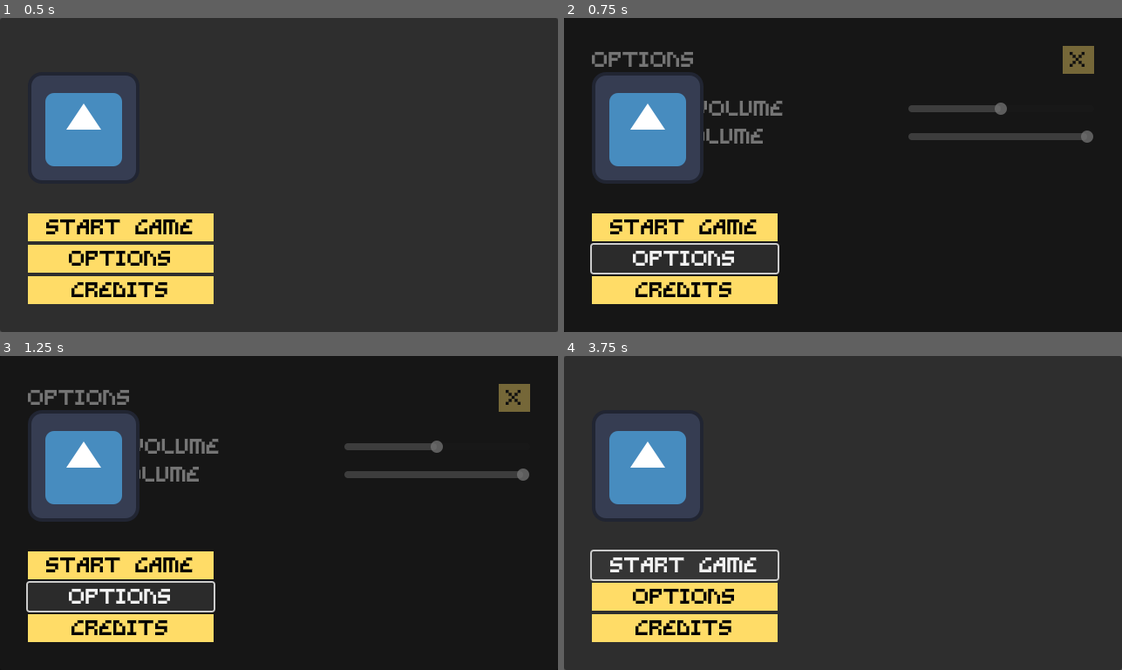
Above: before the commit, frames 1-4 (two rows, left to right).
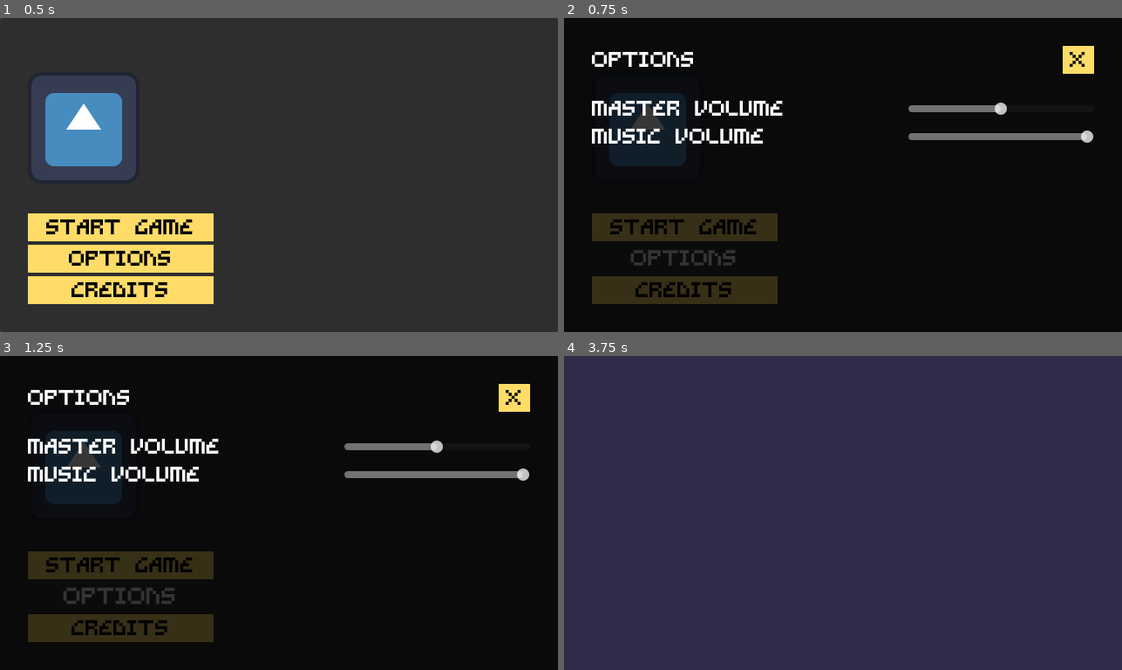
Above: after the commit, the same moments.

Repository: themoonforge/nebula-fm
Game: Godot game, scene res://scenes/ui/main_menu.tscn
Two runs of this game, one before a commit and one after it. Both use one fixed random seed, a clock stepped at 60 frames per second and the inputs below. The engine's default icon, where the game draws it, is replaced by a stand-in: a white triangle on a blue panel in a dark square.
Inputs (mouse positions are in pixels of both pictures, inside the frame that each line leads up to):
- Up to frame 1 (0.5 s): no input
- Up to frame 2 (0.75 s): click "Options" at 0.5 s
- Up to frame 3 (1.25 s): no input
- Up to frame 4 (3.75 s): click "Credits" at 1.25 s; click "X" at 2 s; click "Start game" at 2.75 s; click (686, 566) at 3.5 s, where only the run before the commit has a clickable "Start game"

Frame 1 is identical in both runs. In frame 2, 18% of the frame differs, in the area x 4-95%, y 8-92%; in frame 3, 18%; in frame 4, 94%, in the area x 0-100%, y 0-100%.

Commit message:
added scene transitions + button tweening : )

Diff:
--- a/project.godot
+++ b/project.godot
@@ -19,6 +19,7 @@
 
 MapManager="*res://scenes/map_manager/map_manager.tscn"
 GridManager="*res://scenes/grid_manager/grid_manager.tscn"
+SceneTransition="*res://scenes/ui/scene_transition.tscn"
 
 [display]
 
--- a/scenes/ui/main_menu.tscn
+++ b/scenes/ui/main_menu.tscn
@@ -1,10 +1,12 @@
-[gd_scene load_steps=4 format=3 uid="uid://dc7il20758ygn"]
+[gd_scene load_steps=5 format=3 uid="uid://dc7il20758ygn"]
 
 [ext_resource type="Script" uid="uid://hpvx6xkk5mpx" path="res://scripts/ui/main_menu.gd" id="1_d0lsa"]
 [ext_resource type="Texture2D" uid="uid://cy20l4ejmkcmg" path="res://icon.svg" id="2_6wafw"]
 [ext_resource type="Theme" uid="uid://bkxtk5gau1dbp" path="res://theme/theme.tres" id="3_bqqt6"]
+[ext_resource type="Script" uid="uid://b6th40bbhl4o1" path="res://scripts/ui/animation_component.gd" id="4_m1kxf"]
 
 [node name="MainMenu" type="CanvasLayer"]
+layer = 0
 script = ExtResource("1_d0lsa")
 
 [node name="InnerMenu" type="PanelContainer" parent="."]
@@ -39,23 +41,35 @@
 layout_mode = 2
 size_flags_horizontal = 2
 
-[node name="StarGameButton" type="Button" parent="InnerMenu/MarginContainer/VBoxContainer/HBoxContainer/VBoxContainer"]
+[node name="StartGameButton" type="Button" parent="InnerMenu/MarginContainer/VBoxContainer/HBoxContainer/VBoxContainer"]
 unique_name_in_owner = true
 layout_mode = 2
 theme_type_variation = &"GameMenuButton"
 text = "Start game"
 
+[node name="AnimationComponent2" type="Node" parent="InnerMenu/MarginContainer/VBoxContainer/HBoxContainer/VBoxContainer/StartGameButton"]
+script = ExtResource("4_m1kxf")
+metadata/_custom_type_script = "uid://b6th40bbhl4o1"
+
 [node name="OptionsOpenButton" type="Button" parent="InnerMenu/MarginContainer/VBoxContainer/HBoxContainer/VBoxContainer"]
 unique_name_in_owner = true
 layout_mode = 2
 theme_type_variation = &"GameMenuButton"
 text = "Options"
 
+[node name="AnimationComponent2" type="Node" parent="InnerMenu/MarginContainer/VBoxContainer/HBoxContainer/VBoxContainer/OptionsOpenButton"]
+script = ExtResource("4_m1kxf")
+metadata/_custom_type_script = "uid://b6th40bbhl4o1"
+
 [node name="CreditsOpenButton" type="Button" parent="InnerMenu/MarginContainer/VBoxContainer/HBoxContainer/VBoxContainer"]
 unique_name_in_owner = true
 layout_mode = 2
 theme_type_variation = &"GameMenuButton"
 text = "Credits"
+
+[node name="AnimationComponent2" type="Node" parent="InnerMenu/MarginContainer/VBoxContainer/HBoxContainer/VBoxContainer/CreditsOpenButton"]
+script = ExtResource("4_m1kxf")
+metadata/_custom_type_script = "uid://b6th40bbhl4o1"
 
 [node name="Options" type="CanvasLayer" parent="."]
 unique_name_in_owner = true
@@ -95,6 +109,10 @@
 theme_type_variation = &"GameMenuButton"
 text = "X"
 
+[node name="AnimationComponent2" type="Node" parent="Options/InnerMenu/MarginContainer/VBoxContainer/HBoxContainer2/OptionsCloseButton"]
+script = ExtResource("4_m1kxf")
+metadata/_custom_type_script = "uid://b6th40bbhl4o1"
+
 [node name="HBoxContainer" type="HBoxContainer" parent="Options/InnerMenu/MarginContainer/VBoxContainer"]
 layout_mode = 2
 
@@ -174,6 +192,10 @@
 theme_type_variation = &"GameMenuButton"
 text = "X"
 
+[node name="AnimationComponent2" type="Node" parent="Credits/InnerMenu/MarginContainer/VBoxContainer/HBoxContainer2/CreditsCloseButton"]
+script = ExtResource("4_m1kxf")
+metadata/_custom_type_script = "uid://b6th40bbhl4o1"
+
 [node name="HBoxContainer" type="HBoxContainer" parent="Credits/InnerMenu/MarginContainer/VBoxContainer"]
 layout_mode = 2
 
--- /dev/null
+++ b/scenes/ui/scene_transition.tscn
@@ -0,0 +1,67 @@
+[gd_scene load_steps=7 format=3 uid="uid://blr60cbslxm6u"]
+
+[ext_resource type="Shader" uid="uid://boxaqjx2055ck" path="res://shaders/screen_wipe_transition.gdshader" id="1_igxph"]
+[ext_resource type="Script" uid="uid://cir6u1lqt7xe0" path="res://scripts/ui/scene_transition.gd" id="1_kq3v3"]
+
+[sub_resource type="ShaderMaterial" id="ShaderMaterial_kq3v3"]
+shader = ExtResource("1_igxph")
+shader_parameter/spacing = 25.0
+shader_parameter/animation_progress = 0.0
+shader_parameter/dot_size = 1.0
+shader_parameter/dot_color = Color(0.19607843, 0.16470589, 0.28627452, 1)
+shader_parameter/pixel_resolution = 256.0
+
+[sub_resource type="Animation" id="Animation_8hbrc"]
+resource_name = "screen_wipe"
+tracks/0/type = "value"
+tracks/0/imported = false
+tracks/0/enabled = true
+tracks/0/path = NodePath("ColorRect:material:shader_parameter/animation_progress")
+tracks/0/interp = 1
+tracks/0/loop_wrap = true
+tracks/0/keys = {
+"times": PackedFloat32Array(0, 1),
+"transitions": PackedFloat32Array(1, 1),
+"update": 0,
+"values": [0.0, 1.0]
+}
+
+[sub_resource type="Animation" id="Animation_5npbh"]
+length = 0.001
+tracks/0/type = "value"
+tracks/0/imported = false
+tracks/0/enabled = true
+tracks/0/path = NodePath("ColorRect:material:shader_parameter/animation_progress")
+tracks/0/interp = 1
+tracks/0/loop_wrap = true
+tracks/0/keys = {
+"times": PackedFloat32Array(0),
+"transitions": PackedFloat32Array(1),
+"update": 0,
+"values": [0.0]
+}
+
+[sub_resource type="AnimationLibrary" id="AnimationLibrary_dl3iu"]
+_data = {
+&"RESET": SubResource("Animation_5npbh"),
+&"screen_wipe": SubResource("Animation_8hbrc")
+}
+
+[node name="SceneTransition" type="CanvasLayer"]
+process_mode = 3
+script = ExtResource("1_kq3v3")
+
+[node name="ColorRect" type="ColorRect" parent="."]
+material = SubResource("ShaderMaterial_kq3v3")
+anchors_preset = 15
+anchor_right = 1.0
+anchor_bottom = 1.0
+grow_horizontal = 2
+grow_vertical = 2
+mouse_filter = 2
+color = Color(0.19607843, 0.16470589, 0.28627452, 1)
+
+[node name="AnimationPlayer" type="AnimationPlayer" parent="."]
+libraries = {
+&"": SubResource("AnimationLibrary_dl3iu")
+}
--- /dev/null
+++ b/scripts/ui/animation_component.gd
@@ -0,0 +1,49 @@
+class_name AnimationComponent extends Node
+
+@export var from_center : bool = true
+@export var hover_scale : Vector2 = Vector2(1.1,1.1)
+@export var pressed_scale : Vector2 = Vector2(0.9,0.9)
+@export var time : float = 0.1
+@export var transition_type : Tween.TransitionType
+
+var target : Control
+var default_scale : Vector2
+
+func _ready() -> void:
+	target = get_parent()
+	connect_signals()
+	call_deferred("setup")
+
+func connect_signals() -> void:
+	target.mouse_entered.connect(on_hover)
+	target.mouse_exited.connect(off_hover)
+	target.pressed.connect(on_pressed)
+
+func setup() -> void:
+	if from_center:
+		target.anchor_left = 0.5
+		target.anchor_right = 0.5
+		target.pivot_offset = target.size / 2
+	default_scale = target.scale
+
+func on_hover() -> void:
+	add_tween("scale", hover_scale, time)
+
+func off_hover() -> void:
+	add_tween("scale", default_scale, time)
+
+func on_pressed() -> void:
+	await add_tween("scale", pressed_scale, time, true)
+
+	if target.is_hovered():
+		add_tween("scale", hover_scale, time)
+	else:
+		add_tween("scale", default_scale, time)
+
+func add_tween(property: String, value, seconds: float, wait_to_finish: bool = false) -> void:
+	if not is_inside_tree():
+		return
+	var tween = get_tree().create_tween()
+	tween.tween_property(target, property, value, seconds).set_trans(transition_type)
+	if wait_to_finish:
+		await tween.finished
--- a/scripts/ui/main_menu.gd
+++ b/scripts/ui/main_menu.gd
@@ -1,6 +1,6 @@
 extends CanvasLayer
 
-@onready var start_button: Button = %StarGameButton
+@onready var start_button: Button = %StartGameButton
 @onready var options_open_button: Button = %OptionsOpenButton
 @onready var options_close_button: Button = %OptionsCloseButton
 @onready var credits_open_button: Button = %CreditsOpenButton
@@ -45,7 +45,7 @@
 	AudioServer.set_bus_volume_db(AudioServer.get_bus_index("Music"), linear_to_db(value))
 
 func _on_start_button_pressed() -> void:
-	pass
+	SceneTransition.transition_scene("res://scenes/game.tscn")
 
 func _on_options_open_button_pressed() -> void:
 	options_screen.show()
--- /dev/null
+++ b/scripts/ui/scene_transition.gd
@@ -0,0 +1,13 @@
+extends CanvasLayer
+
+@onready var animation_player = $AnimationPlayer
+
+func transition_scene(scene: String):
+	get_tree().paused = true
+	animation_player.play("screen_wipe")
+	await animation_player.animation_finished
+	get_tree().change_scene_to_file(scene)
+	await get_tree().create_timer(1,true).timeout
+	animation_player.play_backwards("screen_wipe")
+	await animation_player.animation_finished
+	get_tree().paused = false
--- /dev/null
+++ b/shaders/screen_wipe_transition.gdshader
@@ -0,0 +1,54 @@
+shader_type canvas_item;
+uniform float spacing = 25.0;
+uniform float animation_progress : hint_range(0.0, 1.0) = 0.0;
+uniform float dot_size : hint_range(0.0, 1.0) = 1.0;
+uniform vec4 dot_color : source_color = vec4(0.0, 0.0, 0.0, 1.0);
+uniform float pixel_resolution = 64.0; // Lower values = more pixelated
+
+void fragment() {
+    // Pixelate the UV coordinates
+    vec2 pixelated_uv = floor(UV * pixel_resolution) / pixel_resolution;
+
+    if (animation_progress <= 0.0) {
+        discard;
+    }
+
+    vec2 screen_size = vec2(1.0) / SCREEN_PIXEL_SIZE;
+    vec2 grid_count = floor(screen_size / spacing);
+
+    // Use pixelated UV instead of smooth UV
+    vec2 norm_pos = pixelated_uv * screen_size / (grid_count * spacing);
+
+    float delay = (norm_pos.x + norm_pos.y) * 0.5;
+
+    float visible_threshold = delay * 0.1 + 0.01;
+    if (animation_progress < visible_threshold) {
+        discard;
+    }
+
+    float transition = 0.3;
+    float scale = smoothstep(
+        delay - transition,
+        delay + transition,
+        animation_progress * (1.0 + transition)
+    );
+
+    if (scale < 0.005) {
+        discard;
+    }
+
+    // Use pixelated UV for dot positioning too
+    vec2 grid_center = (floor(pixelated_uv * screen_size / spacing) + 0.5) * spacing;
+    float dist = length(pixelated_uv * screen_size - grid_center);
+    float dot_radius = dot_size * scale * spacing * 0.8;
+
+    float alpha = 1.0 - smoothstep(
+        max(dot_radius - 1.5, 0.0),
+        dot_radius + 1.5,
+        dist
+    );
+
+    if (alpha < 0.01) discard;
+
+    COLOR = vec4(dot_color.rgb, alpha);
+}
--- a/theme/theme.tres
+++ b/theme/theme.tres
@@ -1,4 +1,6 @@
-[gd_resource type="Theme" load_steps=3 format=3 uid="uid://bkxtk5gau1dbp"]
+[gd_resource type="Theme" load_steps=4 format=3 uid="uid://bkxtk5gau1dbp"]
+
+[sub_resource type="StyleBoxEmpty" id="StyleBoxEmpty_lcjcl"]
 
 [sub_resource type="StyleBoxFlat" id="StyleBoxFlat_8ab6e"]
 content_margin_left = 8.0
@@ -13,6 +15,7 @@
 [resource]
 GameMenuButton/base_type = &"Button"
 GameMenuButton/colors/font_color = Color(0, 0, 0, 1)
+GameMenuButton/styles/focus = SubResource("StyleBoxEmpty_lcjcl")
 GameMenuButton/styles/normal = SubResource("StyleBoxFlat_8ab6e")
 GameMenuPanelContainer/base_type = &"PanelContainer"
 GameMenuPanelContainer/styles/panel = SubResource("StyleBoxFlat_lcjcl")
Not shown, added: scripts/ui/animation_component.gd.uid
Not shown, added: scripts/ui/scene_transition.gd.uid
Not shown, added: shaders/screen_wipe_transition.gdshader.uid
